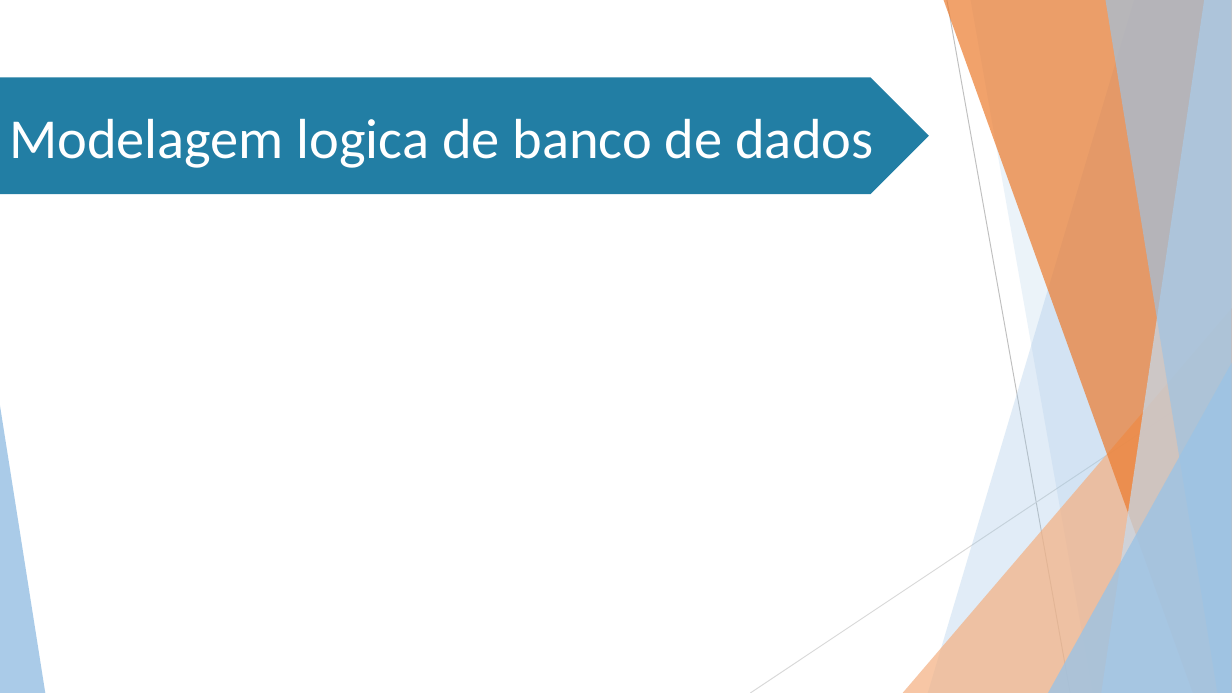
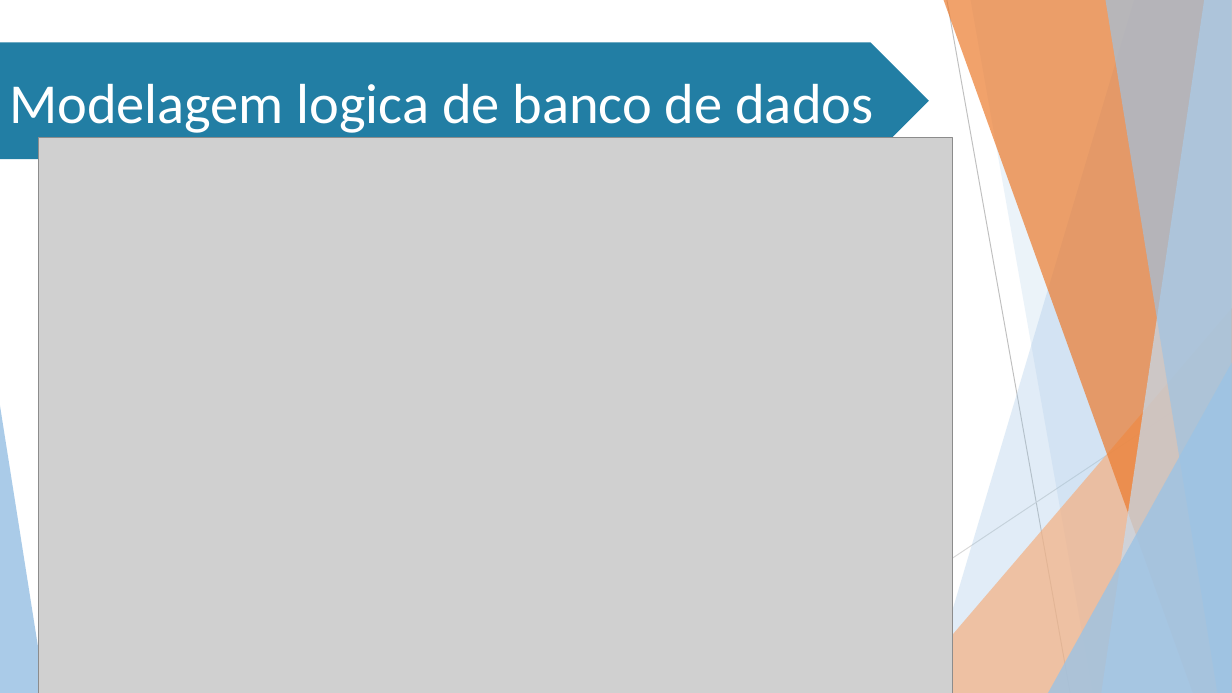
Before and after one commit to Stefany-hub/Projeto2.0, a slide deck: slide 20 of documentacao/apresentação/MIT- 3ª sprint.pptx. Drawn at 1232x693 pixels with LibreOffice and Linux fonts; fonts in the diff are those of the drawing; grey boxes stand for pictures; background and template pictures are left out. Boxes give left, top, right and bottom in pixels: in the first picture for what was removed or moved away, otherwise in the second. Text is boxed around its words. In the diff, an @@ line names an element or a change of style, - is before the commit and + after.

```diff
--- a/documentacao/apresentação/MIT- 3ª sprint.pptx
+++ b/documentacao/apresentação/MIT- 3ª sprint.pptx
@@ pentagon arrow "Modelagem logica de banco de ...": place and size @@
-pentagon arrow "Modelagem logica de banco de ..." at <box>0,78,929,194</box>
+pentagon arrow "Modelagem logica de banco de ..." at <box>0,43,929,159</box>
@@ picture added at <box>38,138,953,693</box> @@
```
Also in this commit, not shown: 1 other slide changed.
